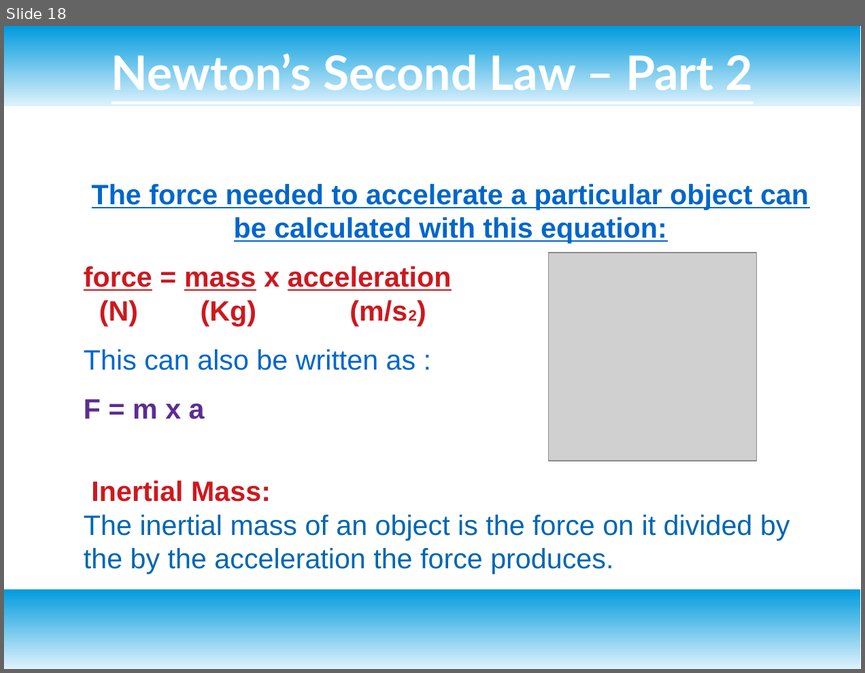
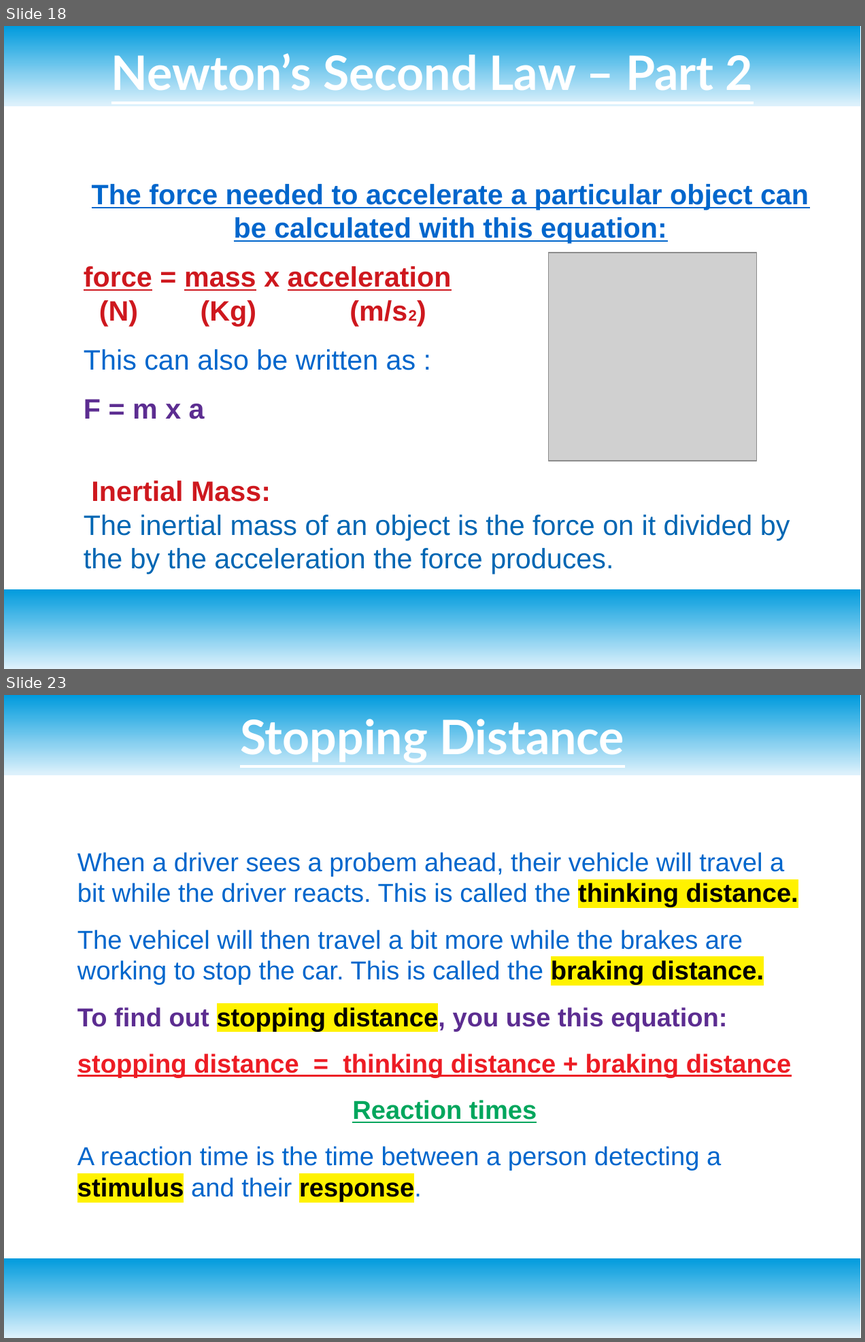
Before and after one commit to fizah05/physics, a slide deck: physicsunit123.odp. Shown one above the other, each under a label of ours: slide 18 before the commit, slides 18 and 23 after it; the slides between them are not shown. The pictures are 865x673 and 865x1342 pixels, drawn with LibreOffice and Linux fonts; fonts in the diff are those of the drawing; grey boxes stand for pictures. Boxes give left, top, right and bottom in pixels: in the first picture for what was removed or moved away, otherwise in the second. Text is boxed around its words. In the diff, an @@ line names an element or a change of style, - is before the commit and + after.

```diff
--- a/physicsunit123.odp
+++ b/physicsunit123.odp
@@ slide 23 added at (4,695,861,1338), background #FFFFFF; not listed: 2 template elements that a slide beside it also shows @@
@@ title added at (240,713,624,763), 44 pt, text #FFFFFF, bold, underline @@
+Stopping Distance
@@ text added at (77,852,798,1202), 24 pt, text #0066CC @@
+When a driver sees a probem ahead, their vehicle will travel a bit while the driver reacts. This is called the thinking distance.
+The vehicel will then travel a bit more while the brakes are working to stop the car. This is called the braking distance.
+To find out stopping distance, you use this equation:
+stopping distance = thinking distance + braking distance
+Reaction times
+A reaction time is the time between a person detecting a stimulus and their response.
```
Also in this commit, not shown: 1 slide changed, 6 other slides added, 1 other file.
